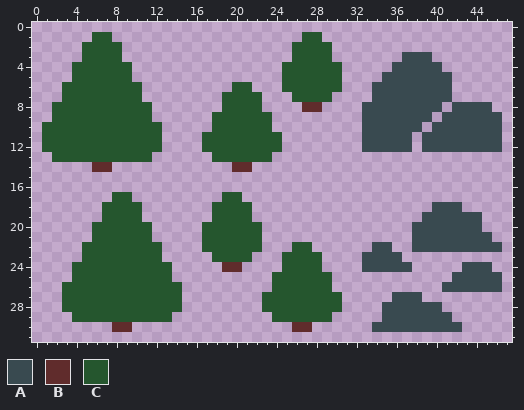
Two versions of one pixel-art file, assets/images/forest.aseprite. That is the earlier state.
48x32 pixels, 1 frame.
Palette (. is transparent): A #394a50  B #602c2c  C #25562e
Pixels before, first column x 1:
 1 .....CC...................CC..................
 2 ....CCCC.................CCCC.................
 3 ....CCCC.................CCCC.......AAA.......
 4 ...CCCCCC...............CCCCCC.....AAAAA......
 5 ...CCCCCC...............CCCCCC....AAAAAAA.....
 6 ..CCCCCCCC.........CC...CCCCCC...AAAAAAAA.....
 7 ..CCCCCCCC........CCCC...CCCC....AAAAAAAA.....
 8 .CCCCCCCCCC.......CCCC....BB....AAAAAAAA.AAAA.
 9 .CCCCCCCCCC......CCCCCC.........AAAAAAA.AAAAAA
10 CCCCCCCCCCCC.....CCCCCC.........AAAAAA.AAAAAAA
11 CCCCCCCCCCCC....CCCCCCCC........AAAAA.AAAAAAAA
12 CCCCCCCCCCCC....CCCCCCCC........AAAAA.AAAAAAAA
13 .CCCCCCCCCC......CCCCCC.......................
14 .....BB............BB.........................
15 ..............................................
16 ..............................................
17 .......CC.........CC..........................
18 ......CCCC.......CCCC..................AAA....
19 ......CCCC.......CCCC.................AAAAAA..
20 .....CCCCCC.....CCCCCC...............AAAAAAA..
21 .....CCCCCC.....CCCCCC...............AAAAAAAA.
22 ....CCCCCCCC....CCCCCC...CC......AA..AAAAAAAAA
23 ....CCCCCCCC.....CCCC...CCCC....AAAA..........
24 ...CCCCCCCCCC.....BB....CCCC....AAAAA.....AAA.
25 ...CCCCCCCCCC..........CCCCCC............AAAAA
26 ..CCCCCCCCCCCC.........CCCCCC...........AAAAAA
27 ..CCCCCCCCCCCC........CCCCCCCC.....AAA........
28 ..CCCCCCCCCCCC........CCCCCCCC....AAAAAA......
29 ...CCCCCCCCCC..........CCCCCC.....AAAAAAA.....
30 .......BB................BB......AAAAAAAAA....
After the commit:
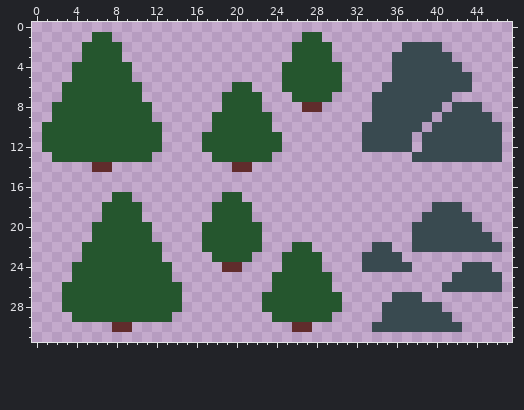
Difference:
y 2: x 37..40 .... -> AAAA
y 3: x 36 . -> A; x 40..41 .. -> AA
y 4: x 41..42 .. -> AA
y 5: x 35 A -> .; x 42..43 .. -> AA
y 6: x 34 A -> .; x 42..43 .. -> AA
y 8: x 33 A -> .; x 45 A -> .
y 9: x 33 A -> .; x 46 A -> .
y 13: x 38..46 ......... -> AAAAAAAAA
y 19: x 44 A -> .
Where, in picture pixels (left, top, right, bottom), the same in both pictures:
changed: (362, 42, 502, 162)
erased: (472, 212, 482, 222)
